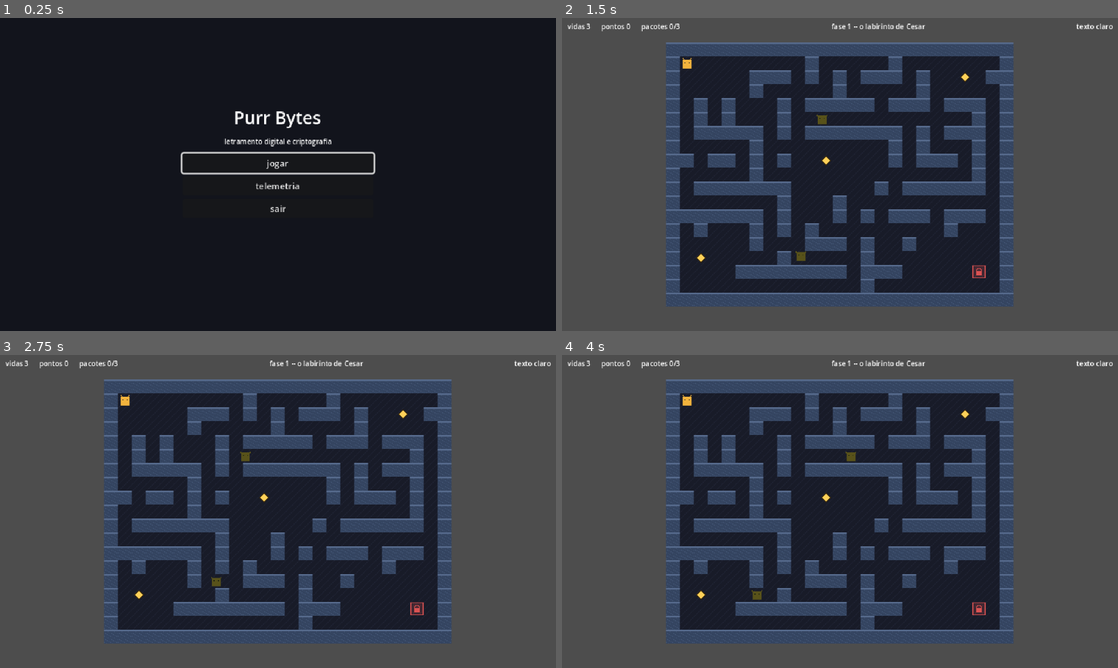
Above: before the commit, frames 1-4 (two rows, left to right).
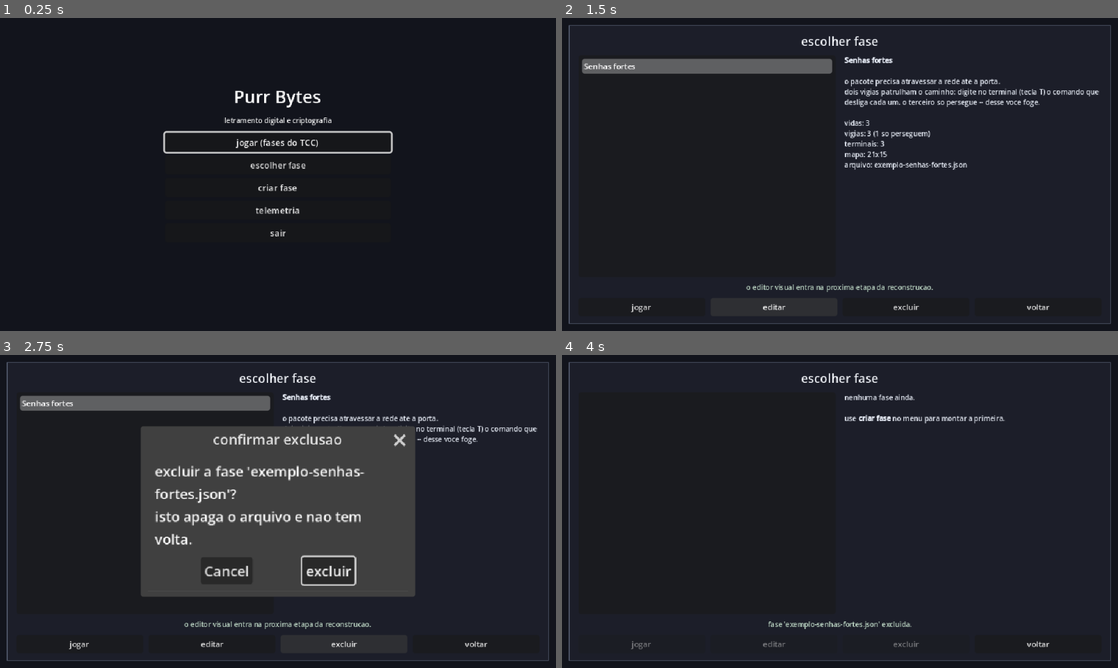
Above: after the commit, the same moments.

Repository: Morc3go/purr-bytes-cliente
Game: Godot game, scene res://cenas/ui/menu_principal.tscn
The game is run twice, just before and just after one commit, with the same random seed, the same clock (stepped at 60 frames per second) and the same inputs.
Inputs (mouse positions are in pixels of both pictures, inside the frame that each line leads up to):
- Up to frame 1 (0.25 s): no input
- Up to frame 2 (1.5 s): click (840, 165) at 0.5 s, where only the run after the commit has a clickable "escolher fase"; click (773, 305) at 1.25 s, where only the run after the commit has a clickable "editar"
- Up to frame 3 (2.75 s): click (344, 642) at 2 s, where only the run after the commit has a clickable "excluir"
- Up to frame 4 (4 s): click (1040, 642) at 2.75 s, where only the run after the commit has a clickable "voltar"; click (890, 570) at 3.5 s, where only the run after the commit has a clickable "excluir"

The runs differ from the first frame. In frame 1, 2.3% of the frame differs, in the area x 29-71%, y 23-70%; in frame 2, 72%; in frame 3, 87%, in the area x 0-100%, y 0-100%; in frame 4, 71%.

Commit message:
feat(menu): selecao de fases com jogar e excluir
O menu ganha "escolher fase" e "criar fase" ao lado das fases fixas do TCC, e
uma tela nova lista os .json de user://fases.

A lista mostra TITULO e um resumo (vidas, vigias, quantos so perseguem,
terminais, tamanho do mapa), nao o nome do arquivo: o professor pensa em
"Senhas fortes", nao em "exemplo-senhas-fortes.json".

Fase com JSON quebrado NAO some da lista -- aparece marcada com o erro, com
"jogar" desabilitado e "excluir" habilitado. Sumir seria pior: o professor
procuraria um arquivo que sabe que existe. Excluir sempre pede confirmacao.

IniciadorDeFase poe em jogo uma FaseConfig que nao tem cena propria:
change_scene_to_file nao aceita parametro, entao a troca e feita a mao --
instanciar fase_base.tscn, ATRIBUIR a configuracao e so entao adicionar a
arvore. A ordem importa, porque FaseBase._ready() recusa a fase se a
configuracao estiver nula. Isso evita um autoload novo so para carregar um
ponteiro entre telas; o caminho do arquivo para o editor viaja numa `static
var` (EditorDeFaseEstado) pelo mesmo motivo.

A fase de exemplo e semeada ao abrir o menu, e nao num autoload: escrever em
user:// durante um teste headless seria efeito colateral escondido.

O botao "subir fase" NAO entra aqui de proposito -- o comportamento dele e da
etapa 5, e botao que nao faz nada e pior do que botao que ainda nao existe.

Tela nova ja nasce com fundo opaco e StyleBoxFlat proprio, com teste que falha
se voltar a ser transparente.

Co-Authored-By: Claude Opus 5 <noreply@anthropic.com>

Diff:
--- a/cenas/ui/menu_principal.gd
+++ b/cenas/ui/menu_principal.gd
@@ -13,13 +13,36 @@
 
 const CENA_DA_FASE_1: String = "res://cenas/fases/fase_01.tscn"
 const CENA_DO_DASHBOARD: String = "res://cenas/ui/dashboard_telemetria.tscn"
+const CENA_DA_SELECAO: String = "res://cenas/ui/selecao_de_fases.tscn"
+const CENA_DO_EDITOR: String = "res://cenas/ui/editor_de_fase.tscn"
 
 
 func _ready() -> void:
+	# A fase de exemplo e semeada aqui, e nao no autoload: o jogo so precisa
+	# dela quando alguem abre o menu, e escrever em user:// durante um teste
+	# headless seria efeito colateral escondido.
+	CarregadorFaseJson.semear_exemplo()
+
 	$Coluna/Botoes/Jogar.pressed.connect(_ao_jogar)
+	$Coluna/Botoes/EscolherFase.pressed.connect(_ao_escolher_fase)
+	$Coluna/Botoes/CriarFase.pressed.connect(_ao_criar_fase)
 	$Coluna/Botoes/Telemetria.pressed.connect(_ao_abrir_telemetria)
 	$Coluna/Botoes/Sair.pressed.connect(_ao_sair)
 	$Coluna/Botoes/Jogar.grab_focus()
+
+
+## As fases criadas pelo professor: lista, joga, edita, exclui e exporta.
+func _ao_escolher_fase() -> void:
+	get_tree().change_scene_to_file(CENA_DA_SELECAO)
+
+
+func _ao_criar_fase() -> void:
+	if not ResourceLoader.exists(CENA_DO_EDITOR):
+		return
+	# Caminho vazio = editor em branco; preenchido = editar fase existente.
+	EditorDeFaseEstado.caminho_para_editar = ""
+	get_tree().change_scene_to_file(CENA_DO_EDITOR)
+
 
 
 func _ao_jogar() -> void:
--- a/cenas/ui/menu_principal.tscn
+++ b/cenas/ui/menu_principal.tscn
@@ -22,10 +22,10 @@
 anchor_top = 0.5
 anchor_right = 0.5
 anchor_bottom = 0.5
-offset_left = -110.0
-offset_top = -80.0
-offset_right = 110.0
-offset_bottom = 80.0
+offset_left = -130.0
+offset_top = -104.0
+offset_right = 130.0
+offset_bottom = 104.0
 grow_horizontal = 2
 grow_vertical = 2
 theme_override_constants/separation = 8
@@ -45,7 +45,15 @@
 
 [node name="Jogar" type="Button" parent="Coluna/Botoes"]
 theme_override_font_sizes/font_size = 10
-text = "jogar"
+text = "jogar (fases do TCC)"
+
+[node name="EscolherFase" type="Button" parent="Coluna/Botoes"]
+theme_override_font_sizes/font_size = 10
+text = "escolher fase"
+
+[node name="CriarFase" type="Button" parent="Coluna/Botoes"]
+theme_override_font_sizes/font_size = 10
+text = "criar fase"
 
 [node name="Telemetria" type="Button" parent="Coluna/Botoes"]
 theme_override_font_sizes/font_size = 10
--- /dev/null
+++ b/cenas/ui/selecao_de_fases.gd
@@ -0,0 +1,164 @@
+extends Control
+
+## Tela de selecao de fases: lista os .json de user://fases e age sobre a
+## escolhida.
+##
+## A lista e a UNICA porta para as fases de autoria -- por isso ela mostra
+## titulo e um resumo (quantos vigias, quantos terminais) em vez do nome do
+## arquivo: o professor pensa em "Senhas fortes", nao em
+## "exemplo-senhas-fortes.json".
+##
+## Fase com JSON quebrado nao some da lista: aparece marcada com o erro. Sumir
+## seria pior -- o professor procuraria um arquivo que ele sabe que existe.
+
+const CENA_DO_MENU: String = "res://cenas/ui/menu_principal.tscn"
+const CENA_DO_EDITOR: String = "res://cenas/ui/editor_de_fase.tscn"
+
+@onready var _lista: ItemList = $Raiz/Margem/Coluna/Corpo/Lista
+@onready var _detalhe: RichTextLabel = $Raiz/Margem/Coluna/Corpo/Detalhe
+@onready var _rodape: Label = $Raiz/Margem/Coluna/Rodape
+@onready var _confirmacao: ConfirmationDialog = $ConfirmacaoDeExclusao
+
+var _caminhos: PackedStringArray = PackedStringArray()
+
+
+func _ready() -> void:
+	$Raiz/Margem/Coluna/Acoes/Jogar.pressed.connect(_ao_jogar)
+	$Raiz/Margem/Coluna/Acoes/Editar.pressed.connect(_ao_editar)
+	$Raiz/Margem/Coluna/Acoes/Excluir.pressed.connect(_ao_pedir_exclusao)
+	$Raiz/Margem/Coluna/Acoes/Voltar.pressed.connect(_ao_voltar)
+	_lista.item_selected.connect(_ao_selecionar)
+	_lista.item_activated.connect(func(_indice: int) -> void: _ao_jogar())
+	_confirmacao.confirmed.connect(_ao_confirmar_exclusao)
+
+	_recarregar()
+
+
+func _recarregar() -> void:
+	_lista.clear()
+	_caminhos = CarregadorFaseJson.listar()
+
+	if _caminhos.is_empty():
+		_detalhe.clear()
+		_detalhe.append_text("nenhuma fase ainda.\n\nuse [b]criar fase[/b] no menu para montar a primeira.")
+		_definir_acoes_habilitadas(false)
+		return
+
+	for caminho: String in _caminhos:
+		var resultado: CarregadorFaseJson.Resultado = CarregadorFaseJson.de_arquivo(caminho)
+		if resultado.ok():
+			_lista.add_item(resultado.config.titulo)
+		else:
+			# Marcada, nao escondida: o professor precisa saber qual arquivo
+			# quebrou para poder consertar ou excluir.
+			_lista.add_item("%s  (com erro)" % caminho.get_file())
+
+	_lista.select(0)
+	_ao_selecionar(0)
+
+
+func _ao_selecionar(indice: int) -> void:
+	if indice < 0 or indice >= _caminhos.size():
+		return
+
+	var caminho: String = _caminhos[indice]
+	var resultado: CarregadorFaseJson.Resultado = CarregadorFaseJson.de_arquivo(caminho)
+
+	_detalhe.clear()
+	if not resultado.ok():
+		_detalhe.append_text("[b]%s[/b]\n\n[color=#ff8a80]esta fase nao pode ser jogada:[/color]\n%s"
+			% [caminho.get_file(), resultado.mensagem()])
+		# Excluir continua valendo: e como o professor se livra de um arquivo ruim.
+		$Raiz/Margem/Coluna/Acoes/Jogar.disabled = true
+		$Raiz/Margem/Coluna/Acoes/Editar.disabled = true
+		$Raiz/Margem/Coluna/Acoes/Excluir.disabled = false
+		return
+
+	_definir_acoes_habilitadas(true)
+	var config: FaseConfig = resultado.config
+	var vigias: int = config.cachorros.size()
+	var so_perseguem: int = 0
+	for cachorro: CachorroConfig in config.cachorros:
+		if cachorro.apenas_persegue():
+			so_perseguem += 1
+
+	_detalhe.append_text("\n".join(PackedStringArray([
+		"[b]%s[/b]" % config.titulo,
+		"",
+		config.briefing_pedagogico if not config.briefing_pedagogico.is_empty()
+			else "[i]sem briefing[/i]",
+		"",
+		"vidas: %d" % config.vidas_iniciais,
+		"vigias: %d (%d so perseguem)" % [vigias, so_perseguem],
+		"terminais: %d" % config.pacotes.size(),
+		"mapa: %dx%d" % [config.mapa.largura(), config.mapa.altura()],
+		"arquivo: %s" % caminho.get_file(),
+	])))
+
+
+func _definir_acoes_habilitadas(habilitadas: bool) -> void:
+	$Raiz/Margem/Coluna/Acoes/Jogar.disabled = not habilitadas
+	$Raiz/Margem/Coluna/Acoes/Editar.disabled = not habilitadas
+	$Raiz/Margem/Coluna/Acoes/Excluir.disabled = not habilitadas
+
+
+func _caminho_selecionado() -> String:
+	var selecionados: PackedInt32Array = _lista.get_selected_items()
+	if selecionados.is_empty():
+		return ""
+	var indice: int = selecionados[0]
+	return _caminhos[indice] if indice < _caminhos.size() else ""
+
+
+func _ao_jogar() -> void:
+	var caminho: String = _caminho_selecionado()
+	if caminho.is_empty():
+		return
+
+	if not Sessao.ativa:
+		Sessao.iniciar()
+
+	var erros: PackedStringArray = IniciadorDeFase.jogar_arquivo(get_tree(), caminho)
+	if not erros.is_empty():
+		_rodape.text = "nao foi possivel jogar: %s" % " | ".join(erros)
+
+
+func _ao_editar() -> void:
+	var caminho: String = _caminho_selecionado()
+	if caminho.is_empty():
+		return
+	# O editor le o caminho daqui; e a unica informacao que precisa atravessar
+	# a troca de tela, e um caminho de arquivo nao justifica um autoload.
+	if not ResourceLoader.exists(CENA_DO_EDITOR):
+		_rodape.text = "o editor visual entra na proxima etapa da reconstrucao."
+		return
+	EditorDeFaseEstado.caminho_para_editar = caminho
+	get_tree().change_scene_to_file(CENA_DO_EDITOR)
+
+
+func _ao_pedir_exclusao() -> void:
+	var caminho: String = _caminho_selecionado()
+	if caminho.is_empty():
+		return
+	# Exclusao de arquivo do professor NUNCA e imediata.
+	_confirmacao.dialog_text = "excluir a fase '%s'?\nisto apaga o arquivo e nao tem volta." \
+		% caminho.get_file()
+	_confirmacao.popup_centered()
+
+
+func _ao_confirmar_exclusao() -> void:
+	var caminho: String = _caminho_selecionado()
+	if caminho.is_empty():
+		return
+
+	var erro: Error = DirAccess.remove_absolute(ProjectSettings.globalize_path(caminho))
+	if erro != OK:
+		_rodape.text = "nao foi possivel excluir %s (erro %d)" % [caminho.get_file(), erro]
+		return
+
+	_rodape.text = "fase '%s' excluida." % caminho.get_file()
+	_recarregar()
+
+
+func _ao_voltar() -> void:
+	get_tree().change_scene_to_file(CENA_DO_MENU)
--- /dev/null
+++ b/cenas/ui/selecao_de_fases.tscn
@@ -0,0 +1,110 @@
+[gd_scene load_steps=3 format=3]
+
+[ext_resource type="Script" path="res://cenas/ui/selecao_de_fases.gd" id="1_selecao"]
+
+[sub_resource type="StyleBoxFlat" id="StyleBoxFlat_painel"]
+bg_color = Color(0.11, 0.12, 0.16, 1)
+border_width_left = 1
+border_width_top = 1
+border_width_right = 1
+border_width_bottom = 1
+border_color = Color(0.35, 0.38, 0.46, 1)
+
+[node name="SelecaoDeFases" type="Control"]
+anchor_right = 1.0
+anchor_bottom = 1.0
+grow_horizontal = 2
+grow_vertical = 2
+script = ExtResource("1_selecao")
+
+[node name="Fundo" type="ColorRect" parent="."]
+anchor_right = 1.0
+anchor_bottom = 1.0
+grow_horizontal = 2
+grow_vertical = 2
+mouse_filter = 2
+color = Color(0.07, 0.08, 0.11, 1)
+
+[node name="Raiz" type="PanelContainer" parent="."]
+anchor_right = 1.0
+anchor_bottom = 1.0
+offset_left = 8.0
+offset_top = 8.0
+offset_right = -8.0
+offset_bottom = -8.0
+grow_horizontal = 2
+grow_vertical = 2
+theme_override_styles/panel = SubResource("StyleBoxFlat_painel")
+
+[node name="Margem" type="MarginContainer" parent="Raiz"]
+theme_override_constants/margin_left = 10
+theme_override_constants/margin_top = 8
+theme_override_constants/margin_right = 10
+theme_override_constants/margin_bottom = 8
+
+[node name="Coluna" type="VBoxContainer" parent="Raiz/Margem"]
+theme_override_constants/separation = 6
+
+[node name="Titulo" type="Label" parent="Raiz/Margem/Coluna"]
+theme_override_colors/font_color = Color(0.95, 0.96, 0.98, 1)
+theme_override_font_sizes/font_size = 14
+text = "escolher fase"
+horizontal_alignment = 1
+
+[node name="Corpo" type="HBoxContainer" parent="Raiz/Margem/Coluna"]
+size_flags_vertical = 3
+theme_override_constants/separation = 10
+
+[node name="Lista" type="ItemList" parent="Raiz/Margem/Coluna/Corpo"]
+custom_minimum_size = Vector2(190, 0)
+size_flags_horizontal = 3
+size_flags_vertical = 3
+theme_override_colors/font_color = Color(0.9, 0.92, 0.96, 1)
+theme_override_font_sizes/font_size = 9
+
+[node name="Detalhe" type="RichTextLabel" parent="Raiz/Margem/Coluna/Corpo"]
+custom_minimum_size = Vector2(220, 0)
+size_flags_horizontal = 3
+size_flags_vertical = 3
+theme_override_colors/default_color = Color(0.9, 0.92, 0.96, 1)
+theme_override_font_sizes/normal_font_size = 8
+theme_override_font_sizes/bold_font_size = 8
+bbcode_enabled = true
+
+[node name="Rodape" type="Label" parent="Raiz/Margem/Coluna"]
+theme_override_colors/font_color = Color(0.75, 0.85, 0.78, 1)
+theme_override_font_sizes/font_size = 8
+text = ""
+horizontal_alignment = 1
+autowrap_mode = 3
+
+[node name="Acoes" type="HBoxContainer" parent="Raiz/Margem/Coluna"]
+theme_override_constants/separation = 6
+
+[node name="Jogar" type="Button" parent="Raiz/Margem/Coluna/Acoes"]
+size_flags_horizontal = 3
+theme_override_font_sizes/font_size = 9
+text = "jogar"
+
+[node name="Editar" type="Button" parent="Raiz/Margem/Coluna/Acoes"]
+size_flags_horizontal = 3
+theme_override_font_sizes/font_size = 9
+text = "editar"
+
+[node name="Excluir" type="Button" parent="Raiz/Margem/Coluna/Acoes"]
+size_flags_horizontal = 3
+theme_override_font_sizes/font_size = 9
+text = "excluir"
+
+[node name="Voltar" type="Button" parent="Raiz/Margem/Coluna/Acoes"]
+size_flags_horizontal = 3
+theme_override_font_sizes/font_size = 9
+text = "voltar"
+
+[node name="ConfirmacaoDeExclusao" type="ConfirmationDialog" parent="."]
+title = "confirmar exclusao"
+initial_position = 2
+size = Vector2i(300, 120)
+ok_button_text = "excluir"
+dialog_text = ""
+dialog_autowrap = true
--- /dev/null
+++ b/scripts/geracao/editor_de_fase_estado.gd
@@ -0,0 +1,21 @@
+class_name EditorDeFaseEstado
+extends RefCounted
+
+## Um caminho de arquivo que precisa atravessar uma troca de tela.
+##
+## change_scene_to_file() nao aceita parametro. Em vez de criar um autoload
+## inteiro para carregar uma String, esta classe guarda o estado numa `static
+## var` -- vive enquanto o jogo vive, e some com ele.
+##
+## Vazio = o editor abre em branco (criar fase). Preenchido = o editor abre o
+## arquivo indicado (editar fase). Quem le limpa depois de usar, para que voltar
+## ao editor pelo botao "criar" nao reabra a fase anterior por engano.
+
+static var caminho_para_editar: String = ""
+
+
+## Le e limpa numa operacao so: o valor e de uso unico por construcao.
+static func consumir_caminho() -> String:
+	var caminho: String = caminho_para_editar
+	caminho_para_editar = ""
+	return caminho
--- /dev/null
+++ b/scripts/geracao/iniciador_de_fase.gd
@@ -0,0 +1,55 @@
+class_name IniciadorDeFase
+extends RefCounted
+
+## Poe em jogo uma FaseConfig que NAO tem cena propria.
+##
+## As fases 1 a 3 sao cenas herdadas de fase_base.tscn, cada uma com o seu
+## FaseConfig atribuido no editor -- e por isso o menu as abre com
+## change_scene_to_file(). Uma fase criada pelo professor nao tem .tscn nenhum:
+## ela existe so como .json, e o FaseConfig nasce em memoria.
+##
+## change_scene_to_file() nao aceita parametro, entao a troca e feita a mao:
+## instanciar fase_base.tscn, ATRIBUIR a configuracao, e so entao adicionar a
+## arvore. A ordem importa -- FaseBase._ready() le `configuracao` e recusa a
+## fase se ela estiver nula, entao atribuir depois do add_child mostraria a tela
+## de erro por um quadro antes de funcionar.
+##
+## Isso evita um autoload novo so para carregar um ponteiro entre telas.
+
+const CENA_BASE: String = "res://cenas/base/fase_base.tscn"
+
+
+static func jogar(arvore: SceneTree, config: FaseConfig) -> FaseBase:
+	if config == null:
+		Registro.erro("IniciadorDeFase", "tentativa de jogar uma fase nula")
+		return null
+
+	var cena: PackedScene = load(CENA_BASE) as PackedScene
+	if cena == null:
+		Registro.erro("IniciadorDeFase", "nao foi possivel carregar %s" % CENA_BASE)
+		return null
+
+	var fase: FaseBase = cena.instantiate() as FaseBase
+	fase.configuracao = config
+
+	var anterior: Node = arvore.current_scene
+	arvore.root.add_child(fase)
+	arvore.current_scene = fase
+
+	# A tela anterior sai depois de a nova entrar: liberar antes deixaria a
+	# arvore sem current_scene por um quadro.
+	if anterior != null and is_instance_valid(anterior):
+		anterior.queue_free()
+
+	return fase
+
+
+## Abre direto do arquivo, devolvendo os erros de validacao quando houver --
+## quem chama decide se mostra na tela ou so registra.
+static func jogar_arquivo(arvore: SceneTree, caminho: String) -> PackedStringArray:
+	var resultado: CarregadorFaseJson.Resultado = CarregadorFaseJson.de_arquivo(caminho)
+	if not resultado.ok():
+		return resultado.erros
+
+	jogar(arvore, resultado.config)
+	return PackedStringArray()
--- /dev/null
+++ b/tests/teste_selecao_de_fases.gd
@@ -0,0 +1,141 @@
+extends CasoDeTeste
+
+## Menu e tela de selecao de fases (Etapa 2).
+##
+## O que os testes travam: a tela abre, lista o que existe em user://fases,
+## mostra o erro em vez de esconder a fase quebrada, e nenhum painel novo volta
+## a ser transparente -- o bug historico das telas deste projeto.
+
+const _PASTA: String = CarregadorFaseJson.PASTA_DAS_FASES
+
+var _criados: PackedStringArray = PackedStringArray()
+
+
+func depois() -> void:
+	for caminho: String in _criados:
+		if FileAccess.file_exists(caminho):
+			DirAccess.remove_absolute(ProjectSettings.globalize_path(caminho))
+	_criados = PackedStringArray()
+	if Sessao.ativa:
+		Sessao.encerrar()
+
+
+func _gravar(nome: String, conteudo: String) -> String:
+	CarregadorFaseJson.garantir_pasta()
+	var caminho: String = "%s/%s" % [_PASTA, nome]
+	var arquivo: FileAccess = FileAccess.open(caminho, FileAccess.WRITE)
+	arquivo.store_string(conteudo)
+	arquivo.close()
+	_criados.append(caminho)
+	return caminho
+
+
+func _json_minimo(titulo: String) -> String:
+	return JSON.stringify({
+		"titulo": titulo,
+		"briefing": "teste",
+		"vidas": 3,
+		"mapa": {"largura": 15, "altura": 11, "seed": 99},
+		"cachorros": [{"cor": "#40a9ff", "comando_para_bloquear": "trocar senha"}],
+		"terminais": [{"enunciado": "p?", "opcoes": ["a", "b"], "correta": "a"}],
+	})
+
+
+func teste_menu_tem_as_portas_de_autoria() -> void:
+	var menu: Control = load("res://cenas/ui/menu_principal.tscn").instantiate() as Control
+
+	for caminho: String in ["Coluna/Botoes/Jogar", "Coluna/Botoes/EscolherFase",
+			"Coluna/Botoes/CriarFase", "Coluna/Botoes/Telemetria", "Coluna/Botoes/Sair"]:
+		afirmar_nao_nulo(menu.get_node_or_null(caminho), "o menu tem o botao %s" % caminho)
+
+	afirmar_nulo(menu.get_node_or_null("Coluna/Botoes/Tutorial"),
+		"o tutorial de cores continua fora -- decisao anterior, nao regressao")
+	menu.free()
+
+
+func teste_a_tela_lista_as_fases_da_pasta() -> void:
+	_gravar("zz-teste-alfa.json", _json_minimo("Alfa de teste"))
+	_gravar("zz-teste-beta.json", _json_minimo("Beta de teste"))
+
+	var tela: Control = load("res://cenas/ui/selecao_de_fases.tscn").instantiate() as Control
+	add_child(tela)
+	await get_tree().process_frame
+
+	var lista: ItemList = tela.get_node("Raiz/Margem/Coluna/Corpo/Lista") as ItemList
+	var titulos := PackedStringArray()
+	for i: int in lista.item_count:
+		titulos.append(lista.get_item_text(i))
+
+	afirmar_verdadeiro(titulos.has("Alfa de teste"), "a fase alfa aparece pelo TITULO, nao pelo arquivo")
+	afirmar_verdadeiro(titulos.has("Beta de teste"), "a fase beta tambem")
+
+	tela.queue_free()
+	await get_tree().process_frame
+
+
+func teste_fase_quebrada_aparece_marcada_em_vez_de_sumir() -> void:
+	_gravar("zz-teste-quebrada.json", "{ isso nao e json valido")
+
+	var tela: Control = load("res://cenas/ui/selecao_de_fases.tscn").instantiate() as Control
+	add_child(tela)
+	await get_tree().process_frame
+
+	var lista: ItemList = tela.get_node("Raiz/Margem/Coluna/Corpo/Lista") as ItemList
+	var achou: bool = false
+	for i: int in lista.item_count:
+		if lista.get_item_text(i).contains("zz-teste-quebrada.json"):
+			achou = true
+			# Selecionar a quebrada tem que desabilitar "jogar" e manter
+			# "excluir": e assim que o professor se livra do arquivo ruim.
+			tela._ao_selecionar(i)
+			afirmar_verdadeiro(tela.get_node("Raiz/Margem/Coluna/Acoes/Jogar").disabled,
+				"nao da para jogar uma fase quebrada")
+			afirmar_falso(tela.get_node("Raiz/Margem/Coluna/Acoes/Excluir").disabled,
+				"mas da para exclui-la")
+			break
+
+	afirmar_verdadeiro(achou, "a fase quebrada continua na lista, marcada com o erro")
+
+	tela.queue_free()
+	await get_tree().process_frame
+
+
+func teste_a_tela_e_opaca() -> void:
+	var tela: Control = load("res://cenas/ui/selecao_de_fases.tscn").instantiate() as Control
+	add_child(tela)
+	await get_tree().process_frame
+
+	var fundo: ColorRect = tela.get_node("Fundo") as ColorRect
+	afirmar_igual(fundo.color.a, 1.0, "fundo opaco")
+
+	var painel: PanelContainer = tela.get_node("Raiz") as PanelContainer
+	var estilo: StyleBoxFlat = painel.get_theme_stylebox("panel") as StyleBoxFlat
+	afirmar_nao_nulo(estilo, "o painel tem StyleBox proprio, nao o default semitransparente do tema")
+	afirmar_igual(estilo.bg_color.a, 1.0, "e ele e opaco")
+
+	tela.queue_free()
+	await get_tree().process_frame
+
+
+func teste_fase_de_json_entra_em_jogo_sem_cena_propria() -> void:
+	var caminho: String = _gravar("zz-teste-jogavel.json", _json_minimo("Jogavel de teste"))
+	var resultado: CarregadorFaseJson.Resultado = CarregadorFaseJson.de_arquivo(caminho)
+	if not afirmar_verdadeiro(resultado.ok(), "a fase de teste carrega (%s)" % resultado.mensagem()):
+		return
+
+	Sessao.iniciar()
+	var fase: FaseBase = IniciadorDeFase.jogar(get_tree(), resultado.config)
+	await get_tree().process_frame
+
+	if not afirmar_nao_nulo(fase, "a fase entrou em cena sem ter .tscn propria"):
+		return
+	afirmar_falso(fase.aviso.visible, "e nao caiu na tela de configuracao invalida")
+	afirmar_igual(fase.configuracao.titulo, "Jogavel de teste", "com a configuracao certa")
+	afirmar_tamanho(fase.pacotes, 1, "o terminal do JSON virou pacote no labirinto")
+	afirmar_tamanho(fase.cachorros, 1, "e o vigia do JSON virou cachorro")
+	# A ligacao com a telemetria: o id do arquivo e o id que a sessao registra.
+	afirmar_igual(Sessao.id_fase, resultado.config.id_fase,
+		"o id_fase da fase de autoria e o que vai para a telemetria")
+
+	fase.queue_free()
+	await get_tree().process_frame
Not shown, added: cenas/ui/selecao_de_fases.gd.uid
Not shown, added: scripts/geracao/editor_de_fase_estado.gd.uid
Not shown, added: scripts/geracao/iniciador_de_fase.gd.uid
Not shown, added: tests/teste_selecao_de_fases.gd.uid
